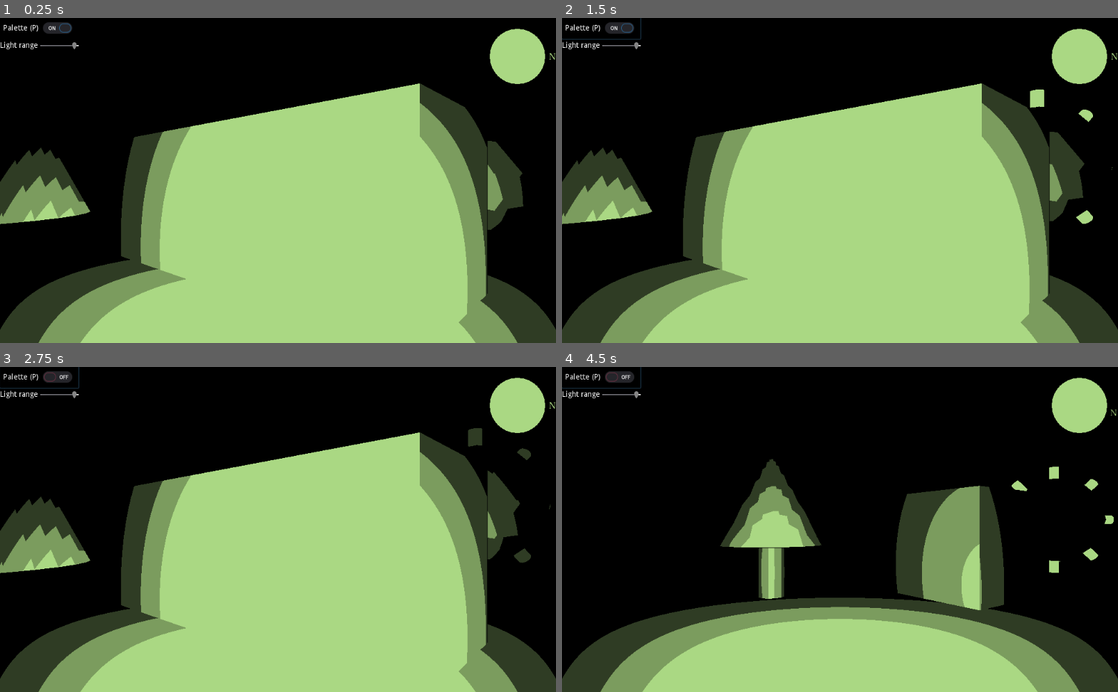
Above: before the commit, frames 1-4 (two rows, left to right).
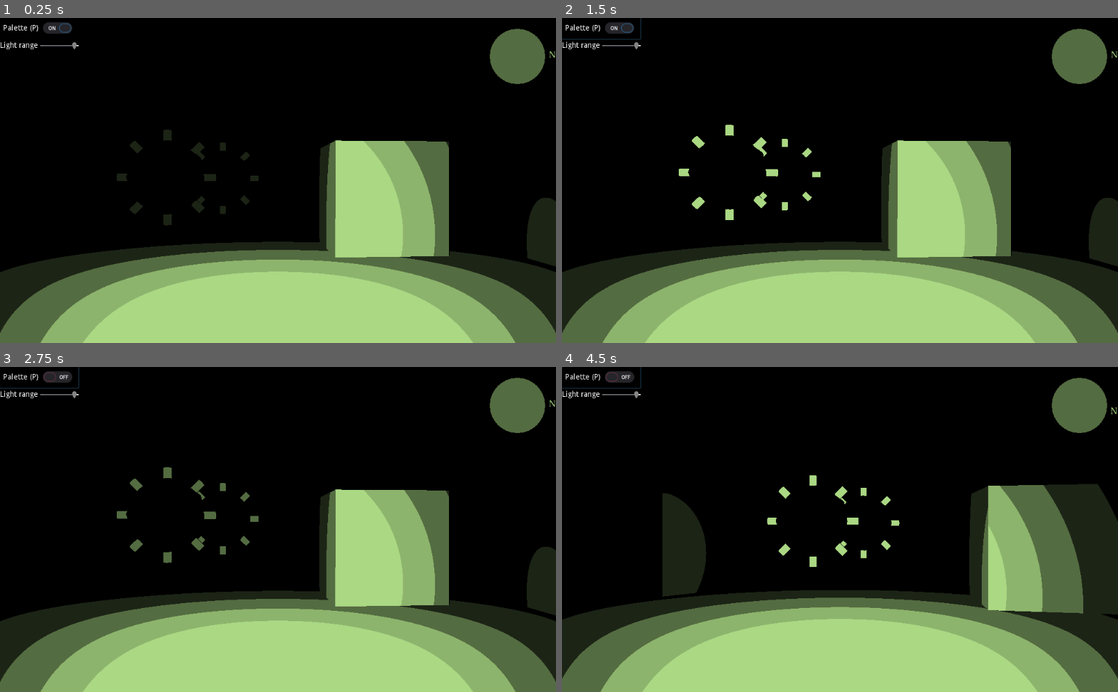
Above: after the commit, the same moments.

Repository: gilzoide/1JAM-RETRO
Game: Godot game, scene res://Main.tscn
The game is run twice, just before and just after one commit, with the same random seed, the same clock (stepped at 60 frames per second) and the same inputs.
Inputs (mouse positions are in pixels of both pictures, inside the frame that each line leads up to):
- Up to frame 1 (0.25 s): no input
- Up to frame 2 (1.5 s): click "Palette (P)" at 0.5 s; click "Palette (P)" at 1.25 s
- Up to frame 3 (2.75 s): click "Palette (P)" at 2 s
- Up to frame 4 (4.5 s): move the mouse to (962, 513) at 2.77 s; hold S (camera_back) 2.78-3.53 s; click (962, 513) at 2.92 s; move the mouse to (728, 545) at 3.52 s; tap W (camera_forward) at 3.6 s; click (728, 545) at 3.67 s; move the mouse to (895, 458) at 4.27 s; hold Q (camera_rotate_left) from 4.28 s (still down); click (895, 458) at 4.42 s

The runs differ from the first frame. In frame 1, 43% of the frame differs, in the area x 0-100%, y 3-100%; in frame 2, 44%; in frame 3, 44%; in frame 4, 32%.
Error in both runs: Trying to assign value of type 'Control' to a variable of type 'ViewportContainer'. (res://Control/Options.gd:4)

Commit message:
Fix Minimap in Main scene, invert palette colors and usage

Diff:
--- a/Control/Minimap.gd
+++ b/Control/Minimap.gd
@@ -1,15 +1,15 @@
 extends Control
 
-export(Texture) var compass_point_tex
+export(Texture) var compass_point_tex = preload("res://Control/N.png")
 onready var compass_point_size = compass_point_tex.get_size()
 onready var compass_point_margin = compass_point_size * 0.75
 onready var compass_point_half_size = compass_point_size * 0.5
-export(Color) var background_color = Color(0.25, 0.25, 0.25)
+export(Color) var background_color = Color(0.49, 0.49, 0.49)
 export(Color) var glow_color = Color(1.0, 1.0, 1.0)
 export(float) var glow_size = 4
 
 var points: PoolVector2Array
-var rotation: float
+var compass_rotation: float
 
 func _draw():
 	var side = min(rect_size.x, rect_size.y)
@@ -20,13 +20,13 @@
 	var inset_radius = (side - glow_size) * 0.5
 	for p in points:
 		draw_circle(center + (p.clamped(1.0) * inset_radius), glow_size, glow_color)
-	var compass_point = Vector2(0, -1.1).rotated(rotation) * (inset_radius + compass_point_margin.y)
+	var compass_point = Vector2(0, -1.1).rotated(compass_rotation) * (inset_radius + compass_point_margin.y)
 	draw_texture(compass_point_tex, center + compass_point - compass_point_half_size)
 
-func set_points(detected_points: PoolVector2Array):
+func update_points(detected_points: PoolVector2Array):
 	points = detected_points
 	update()
 
-func set_rotation(detector_rotation: float):
-	rotation = detector_rotation
+func update_rotation(new_rotation: float):
+	compass_rotation = new_rotation
 	update()
--- a/Control/Minimap.tscn
+++ b/Control/Minimap.tscn
@@ -1,12 +1,8 @@
-[gd_scene load_steps=4 format=2]
+[gd_scene load_steps=2 format=2]
 
 [ext_resource path="res://Control/Minimap.gd" type="Script" id=1]
-[ext_resource path="res://Control/N.png" type="Texture" id=2]
-
-[sub_resource type="CanvasItemMaterial" id=1]
 
 [node name="Minimap" type="Control"]
-material = SubResource( 1 )
 anchor_left = 1.0
 anchor_right = 1.0
 margin_left = -120.534
@@ -21,5 +17,3 @@
 __meta__ = {
 "_edit_use_anchors_": false
 }
-compass_point_tex = ExtResource( 2 )
-background_color = Color( 0.498039, 0.498039, 0.498039, 1 )
--- a/Control/MinimapDetector.gd
+++ b/Control/MinimapDetector.gd
@@ -12,5 +12,5 @@
 		var relative_body_position = to_local(body_position)
 		var point = relative_body_position * inverse_radius
 		points.append(Vector2(point.x, point.z))
-	minimap.set_points(points)
-	minimap.set_rotation(global_transform.basis.get_euler().y)
+	minimap.update_points(points)
+	minimap.update_rotation(global_transform.basis.get_euler().y)
--- a/Control/MinimapDetector.tscn
+++ b/Control/MinimapDetector.tscn
@@ -3,7 +3,7 @@
 [ext_resource path="res://Control/MinimapDetector.gd" type="Script" id=1]
 
 [sub_resource type="CylinderShape" id=1]
-radius = 4.0
+radius = 8.0
 height = 1.0
 
 [node name="MinimapDetector" type="Area"]
--- a/Control/Player.tscn
+++ b/Control/Player.tscn
@@ -21,7 +21,7 @@
 tracks/0/loop_wrap = true
 tracks/0/imported = false
 tracks/0/enabled = true
-tracks/0/keys = PoolRealArray( 0, 1, 0, 0.3, 0, 0, 0, 0, 1, 1, 1, 1, 0.2, 1, 0, 0.32, 0, 0, 0, 0, 1, 1, 1, 1, 0.4, 1, 0, 0.299989, 0, 0, 0, 0, 1, 1, 1, 1 )
+tracks/0/keys = PoolRealArray( 0, 1, 0, 0.3, 0, 0, 0, 0, 1, 1, 1, 1, 0.2, 1, 0, 0.33, 0, 0, 0, 0, 1, 1, 1, 1, 0.4, 1, 0, 0.299989, 0, 0, 0, 0, 1, 1, 1, 1 )
 tracks/1/type = "method"
 tracks/1/path = NodePath(".")
 tracks/1/interp = 1
@@ -42,7 +42,7 @@
 script = ExtResource( 1 )
 
 [node name="Camera" type="Camera" parent="."]
-transform = Transform( 1, 0, 0, 0, 1, 0, 0, 0, 1, 0, 0.3, 0 )
+transform = Transform( 1, 0, 0, 0, 1, 0, 0, 0, 1, 0, 0.32, 0 )
 environment = SubResource( 1 )
 fov = 50.0
 far = 50.0
--- a/Levels/LevelTest.tscn
+++ b/Levels/LevelTest.tscn
@@ -35,7 +35,7 @@
 material = ExtResource( 1 )
 
 [node name="Player" parent="." instance=ExtResource( 2 )]
-transform = Transform( -4.37114e-08, 0, 1, 0, 1, 0, -1, 0, -4.37114e-08, 5.7517, 0, 0.179133 )
+transform = Transform( 0.0552289, 0, 0.998474, 0, 1, 0, -0.998474, 0, 0.0552289, 9.35619, -2.38419e-07, -5.45817 )
 
 [node name="Spatial" parent="." instance=ExtResource( 4 )]
 transform = Transform( 1, 0, 0, 0, 1, 0, 0, 0, 1, 2.78298, 0, 2.90337 )
--- a/Main.tscn
+++ b/Main.tscn
@@ -3,7 +3,7 @@
 [ext_resource path="res://Levels/LevelTest.tscn" type="PackedScene" id=1]
 [ext_resource path="res://Control/Options.gd" type="Script" id=2]
 [ext_resource path="res://Palletes/Palette_material.tres" type="Material" id=3]
-[ext_resource path="res://Control/Toggle_palette_shortcut.tres" type="ShortCut" id=4]
+[ext_resource path="res://UI/Toggle_palette_shortcut.tres" type="ShortCut" id=4]
 [ext_resource path="res://UI/Main_theme.tres" type="Theme" id=5]
 [ext_resource path="res://Control/Minimap.tscn" type="PackedScene" id=6]
 
@@ -35,7 +35,10 @@
 [node name="LevelTest" parent="ViewportContainer/Viewport" instance=ExtResource( 1 )]
 
 [node name="MinimapDetector" parent="ViewportContainer/Viewport/LevelTest/Player" index="4"]
-minimap_path = NodePath("../../../../../Minimap")
+minimap_path = NodePath("../../../Minimap")
+
+[node name="Minimap" parent="ViewportContainer/Viewport" instance=ExtResource( 6 )]
+use_parent_material = true
 
 [node name="Options" type="VBoxContainer" parent="."]
 margin_top = -1.0
@@ -80,9 +83,6 @@
 __meta__ = {
 "_edit_use_anchors_": false
 }
-
-[node name="Minimap" parent="." instance=ExtResource( 6 )]
-use_parent_material = true
 [connection signal="toggled" from="Options/PaletteCheckButton" to="Options" method="set_apply_palette"]
 [connection signal="value_changed" from="Options/Control/HSlider" to="Options" method="_on_LightRange_value_changed"]
 
--- a/Palletes/Gradient_green.tres
+++ b/Palletes/Gradient_green.tres
@@ -1,7 +1,7 @@
 [gd_resource type="GradientTexture" load_steps=2 format=2]
 
 [sub_resource type="Gradient" id=1]
-colors = PoolColorArray( 0.666667, 0.847059, 0.517647, 1, 0, 0, 0, 1 )
+colors = PoolColorArray( 0, 0, 0, 1, 0.666667, 0.847059, 0.517647, 1 )
 
 [resource]
 gradient = SubResource( 1 )
--- a/Palletes/Palette_shader.shader
+++ b/Palletes/Palette_shader.shader
@@ -7,8 +7,8 @@
 const float PALETTE_WIDTH = 4.0;
 
 vec4 snap_to_palette(float x) {
-	x = 1.0 - x;
-	x = round(x * PALETTE_WIDTH) / (PALETTE_WIDTH - 1.0);
+	x = clamp(x, 0.0, 1.0);
+	x = round(x * PALETTE_WIDTH) * (1.0 / PALETTE_WIDTH);
 	return texture(palette, vec2(x, 0.0));
 }
 
Not shown: 2 places in Enemy/Virus.tscn that only renumber resources
Renamed: Control/Toggle_palette_shortcut.tres -> UI/Toggle_palette_shortcut.tres
